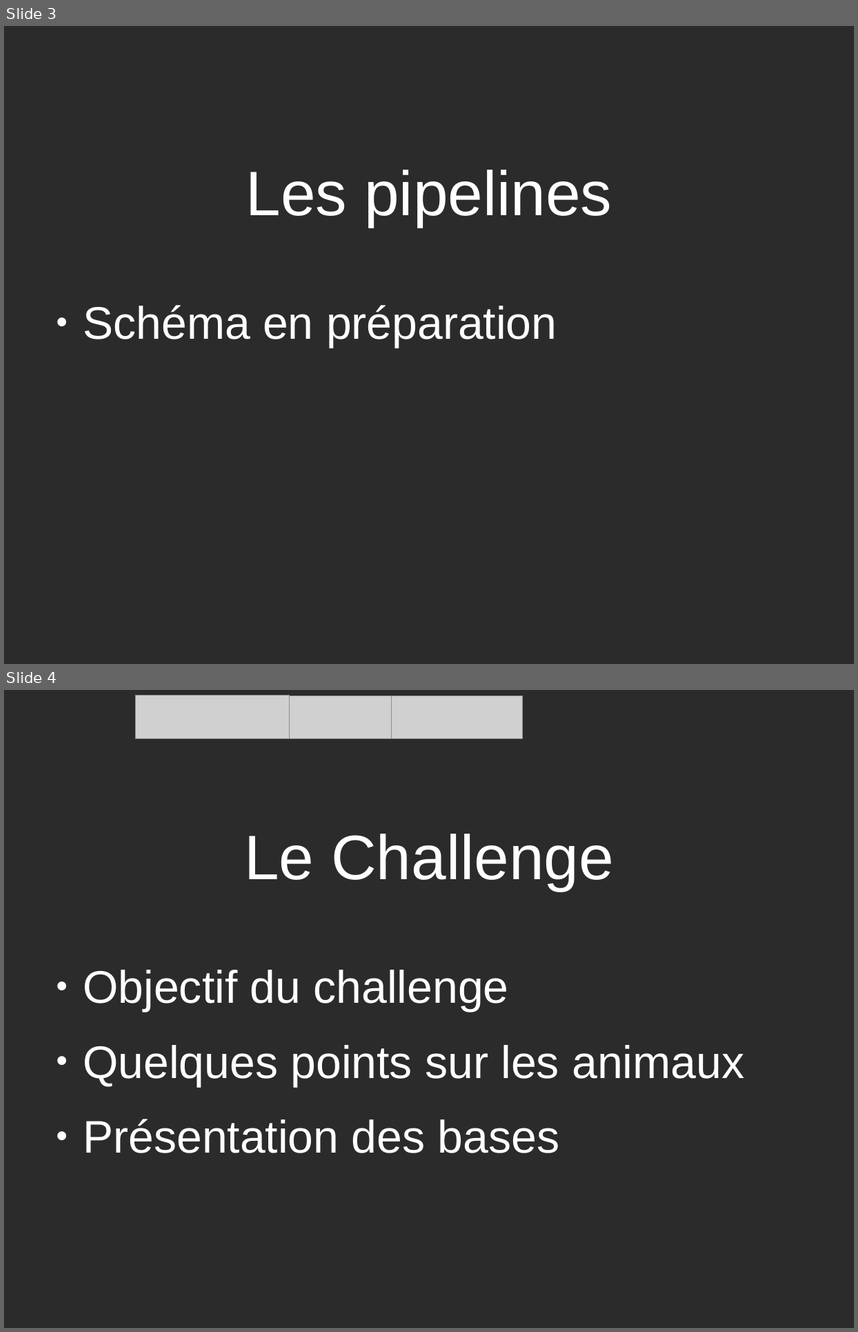
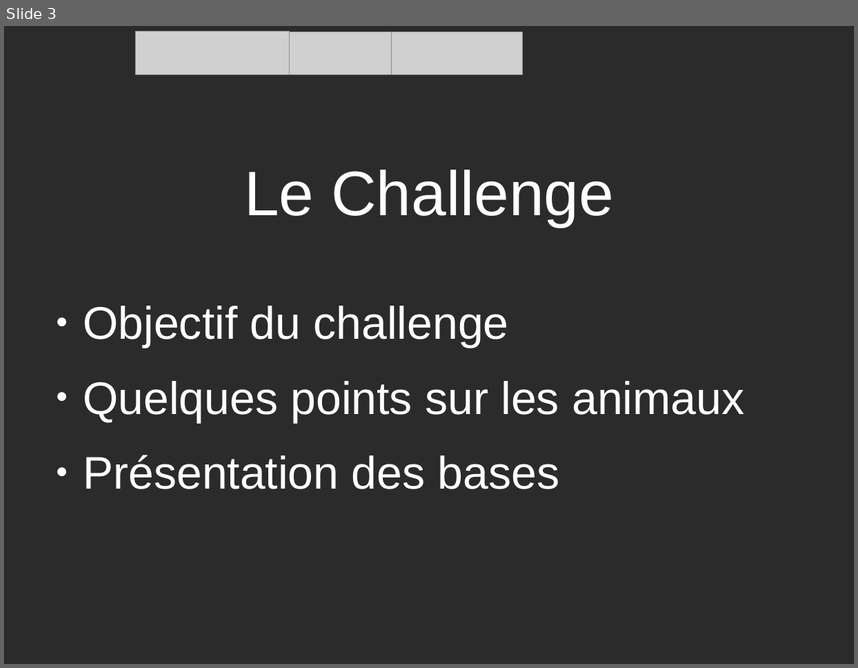
Before and after one commit to aarekion/rapportm1, a slide deck: Soutenance de stage Alexis/Soutenance Alexis 2020.odp. Shown one above the other, each under a label of ours: slides 3 and 4 before the commit, slide 3 after it. The pictures are 858x1332 and 858x668 pixels, drawn with LibreOffice and Linux fonts; fonts in the diff are those of the drawing; grey boxes stand for pictures; background and template pictures are left out; a plain dark background stands for a picture behind light text. Boxes give left, top, right and bottom in pixels: in the first picture for what was removed or moved away, otherwise in the second. Text is boxed around its words. In the diff, an @@ line names an element or a change of style, - is before the commit and + after.

```diff
--- a/Soutenance de stage Alexis/Soutenance Alexis 2020.odp
+++ b/Soutenance de stage Alexis/Soutenance Alexis 2020.odp
@@ slide 3 removed at [4,26,854,664], background picture (left out) @@
@@ title removed at [246,170,612,227] @@
-Les pipelines
@@ text removed at [83,305,557,348] @@
-● Schéma en préparation
@@ what was slide 4 is now slide 3 @@
```
Also in this commit, not shown: 2 slides changed, 1 slide added, 2 other files.
